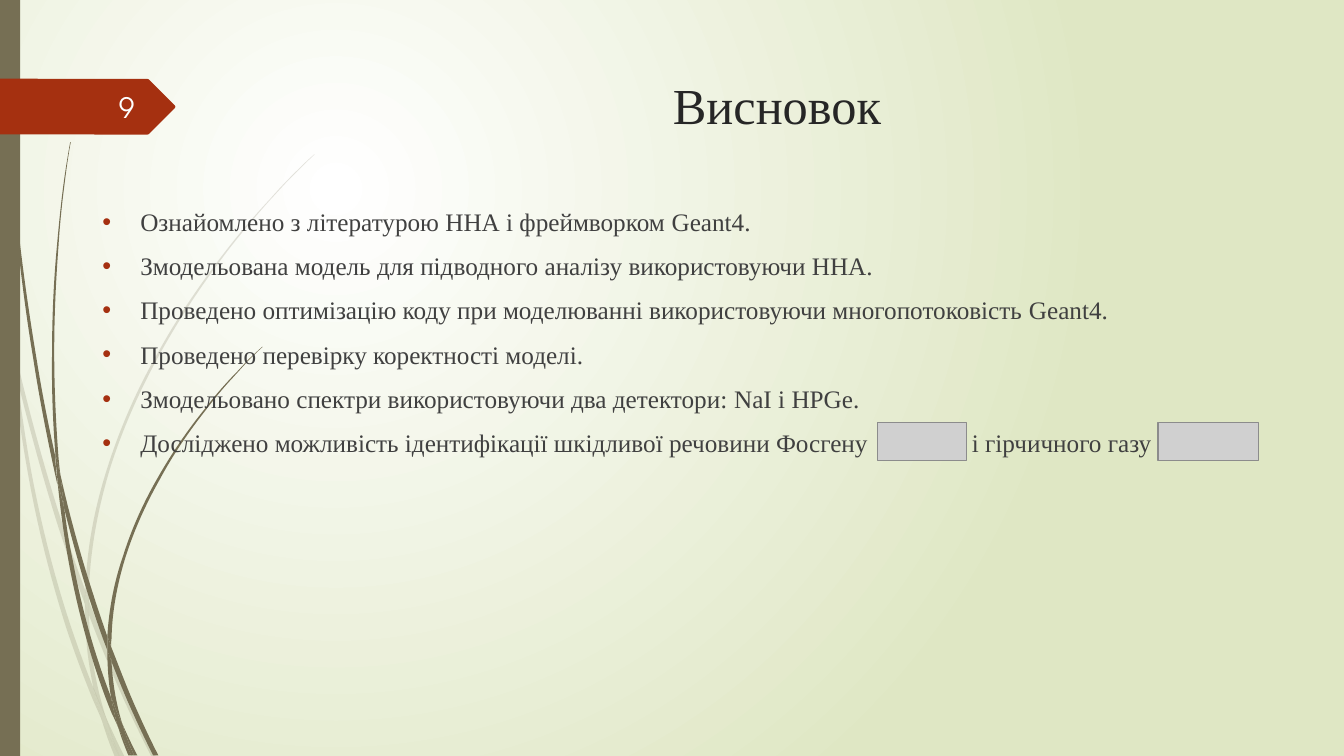
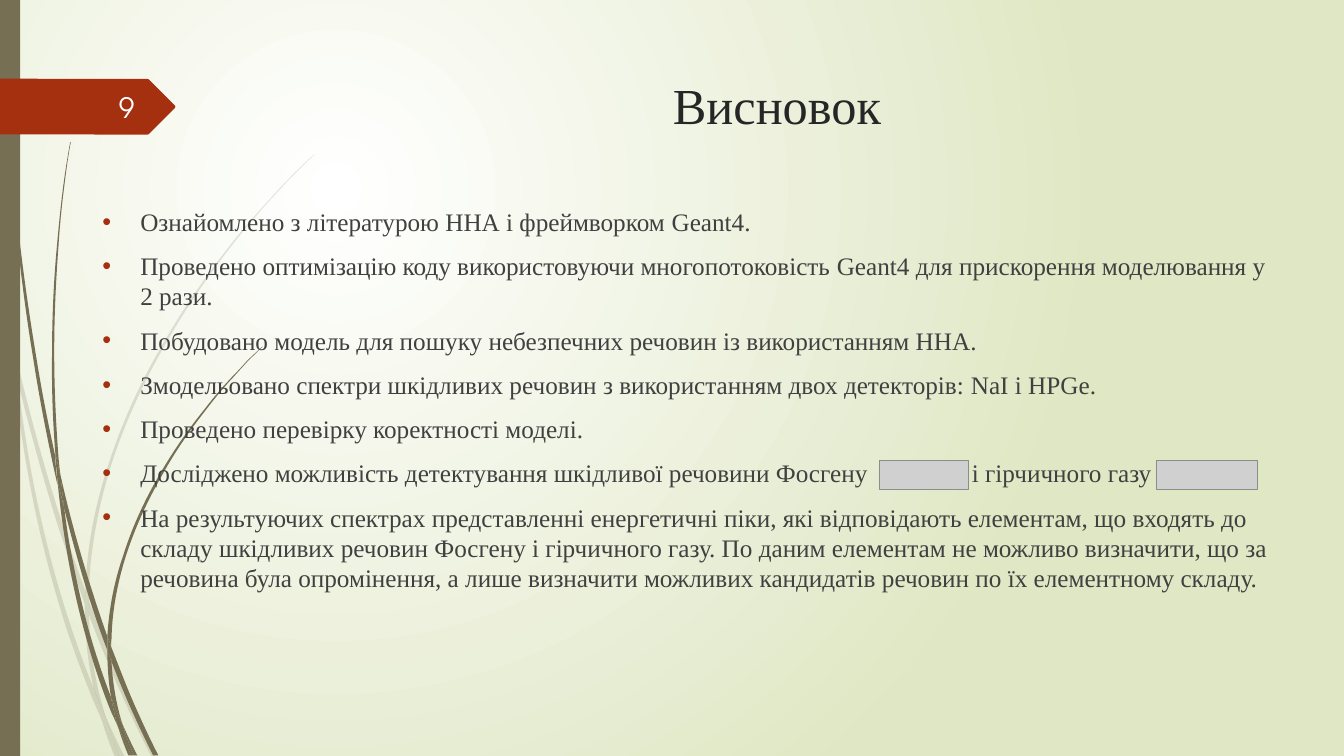
Before and after one commit to npd2020/diploms, a slide deck: slide 9 of a.mulyar/GW/Звіт/Муляр Андрій.pptx. Drawn at 1344x756 pixels with LibreOffice and Linux fonts; fonts in the diff are those of the drawing; grey boxes stand for pictures. Boxes give left, top, right and bottom in pixels: in the first picture for what was removed or moved away, otherwise in the second. Text is boxed around its words. In the diff, an @@ line names an element or a change of style, - is before the commit and + after.

Commit message:
Update2 presentation

```diff
--- a/a.mulyar/GW/Звіт/Муляр Андрій.pptx
+++ b/a.mulyar/GW/Звіт/Муляр Андрій.pptx
@@ text at (140, 258, 1266, 400): text changed @@
-• Змодельована модель для підводного аналізу використовуючи ННА.
-• Проведено оптимізацію коду при моделюванні використовуючи многопотоковість Geant4.
+• Проведено оптимізацію коду використовуючи многопотоковість Geant4 для прискорення моделювання у 2 рази.
+• Побудовано модель для пошуку небезпечних речовин із використанням ННА.
+• Змодельовано спектри шкідливих речовин з використанням двох детекторів: NaI і HPGe.
@@ text at (140, 463, 1266, 593): text changed @@
-• Змодельовано спектри використовуючи два детектори: NaI і HPGe.
-• Досліджено можливість ідентифікації шкідливої речовини Фосгену і гірчичного газу
+• Досліджено можливість детектування шкідливої речовини Фосгену і гірчичного газу
+• На результуючих спектрах представленні енергетичні піки, які відповідають елементам, що входять до складу шкідливих речовин Фосгену і гірчичного газу. По даним елементам не можливо визначити, що за речовина була опромінення, а лише визначити можливих кандидатів речовин по їх елементному складу.
@@ picture: place and size @@
-picture at (877, 423, 966, 461)
+picture at (880, 461, 969, 490)
@@ picture: place and size @@
-picture at (1158, 423, 1259, 461)
+picture at (1157, 461, 1258, 490)
```
Also in this commit, not shown: 7 other slides changed.
